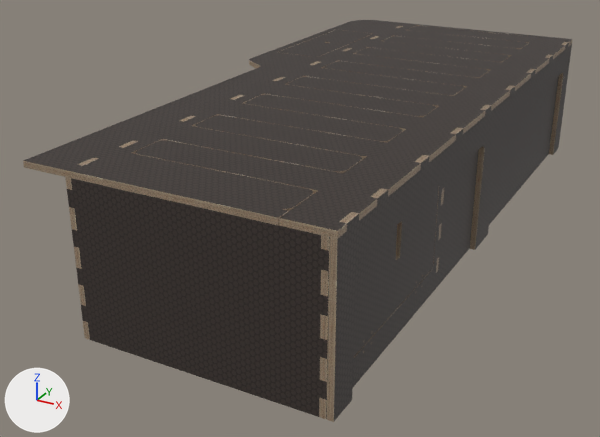
A saved change to the glTF model layouts/assets/blender/lounge-slide-bed-hexa.glb.
One viewpoint serves both versions: a 50 mm lens placed at (0.644, -2.973, 0.982), pointed at (-0.415, -1.046, 0.019). Arrows for +X, +Y and +Z are at lower left; the lights stay in place. The picture after the commit comes second. Where no turn or scale is listed for an object, it has been applied to the vertices.

The first picture shows 'Aisle side with access opening_0', 'Aisle side with access opening_1', 'Fixed comb top - rounded fingers R20_0', 'Fixed comb top - rounded fingers R20_1', 'Front end - finger joints 15mm_1', 'Lift-out hatch 1 - 2mm clearance_1', 'Side door 466x217x15 - finger pull and hinge holes_1', 'Sliding comb top - rounded fingers_0', 'Sliding comb top - rounded fingers_1', 'Sliding outer frame - three feet_0', 'Sliding outer frame - three feet_1', 'Wall side with top tongues_0' and 2 more.
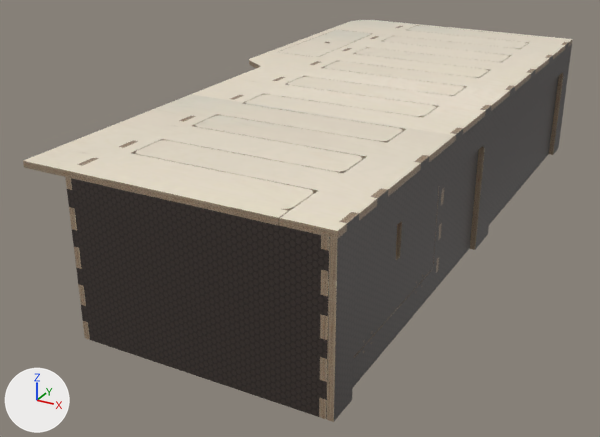
Changed parts and their boxes (x1, y1, x2, y2) in the pictures (600 x 437 px):
```json
{"object": "Fixed comb top - rounded fingers R20_1", "change": "recoloured", "before": [23, 20, 538, 218], "after": [23, 20, 538, 218], "on screen": "grey to white"}
{"object": "Sliding comb top - rounded fingers_1", "change": "recoloured", "before": [136, 26, 572, 231], "after": [136, 26, 572, 231], "on screen": "grey to white"}
{"object": "Lift-out hatch 1 - 2mm clearance_1", "change": "recoloured", "before": [279, 30, 371, 57], "after": [279, 30, 371, 57], "on screen": "grey to white"}
```

Edits to the scene script, one JSON object a line:
```json
{"op": "add", "block": "mat_plywood_face___ao_constant___1___color_____ffffff____metalness___0___repeat___true___roughness___0_45__face_raw_png", "code": ["mat_plywood_face___ao_constant___1___color_____ffffff____metalness___0___repeat___true___roughness___0_45__face_raw_png = principled_material('plywood-face:{\"ao_constant\": 1, \"color\": \"#ffffff\", \"metalness\": 0, \"repeat\": true, \"roughness\": 0.45}:face-raw.png')", "mat_plywood_face___ao_constant___1___color_____ffffff____metalness___0___repeat___true___roughness___0_45__face_raw_png.texture = img_face_raw", "mat_plywood_face___ao_constant___1___color_____ffffff____metalness___0___repeat___true___roughness___0_45__face_raw_png.roughness = 0.45"]}
{"block": "me_front_end___finger_joints_15mm_019", "where": "me_front_end___finger_joints_15mm_019.from_pydata(...)  # 306 vertices, 342 faces; spans x -0.35..0.35, y -0.91..0.91, z -0.01..0.01"}
{"op": "remove", "block": "me_front_end___finger_joints_15mm_019", "code": "me_front_end___finger_joints_15mm_019.materials.append(mat_plywood_face___color_____ffffff____metalness___0___repeat___true___roughness___0_6__hexa_studio_png)  # picture img_hexa_studio"}
{"op": "add", "block": "me_front_end___finger_joints_15mm_019", "code": "me_front_end___finger_joints_15mm_019.materials.append(mat_plywood_face___ao_constant___1___color_____ffffff____metalness___0___repeat___true___roughness___0_45__face_raw_png)  # picture img_face_raw"}
{"block": "me_front_end___finger_joints_15mm_021", "where": "me_front_end___finger_joints_15mm_021.from_pydata(...)  # 48 vertices, 48 faces; spans x -0.073..0.073, y -0.213..0.213, z -0.008..0.008"}
{"op": "remove", "block": "me_front_end___finger_joints_15mm_021", "code": "me_front_end___finger_joints_15mm_021.materials.append(mat_plywood_face___color_____ffffff____metalness___0___repeat___true___roughness___0_6__hexa_studio_png)  # picture img_hexa_studio"}
{"op": "add", "block": "me_front_end___finger_joints_15mm_021", "code": "me_front_end___finger_joints_15mm_021.materials.append(mat_plywood_face___ao_constant___1___color_____ffffff____metalness___0___repeat___true___roughness___0_45__face_raw_png)  # picture img_face_raw"}
{"block": "me_front_end___finger_joints_15mm_023", "where": "me_front_end___finger_joints_15mm_023.from_pydata(...)  # 240 vertices, 236 faces; spans x -0.28..0.28, y -0.91..0.91, z -0.01..0.01"}
{"op": "remove", "block": "me_front_end___finger_joints_15mm_023", "code": "me_front_end___finger_joints_15mm_023.materials.append(mat_plywood_face___color_____ffffff____metalness___0___repeat___true___roughness___0_6__hexa_studio_png)  # picture img_hexa_studio"}
{"op": "add", "block": "me_front_end___finger_joints_15mm_023", "code": "me_front_end___finger_joints_15mm_023.materials.append(mat_plywood_face___ao_constant___1___color_____ffffff____metalness___0___repeat___true___roughness___0_45__face_raw_png)  # picture img_face_raw"}
```
